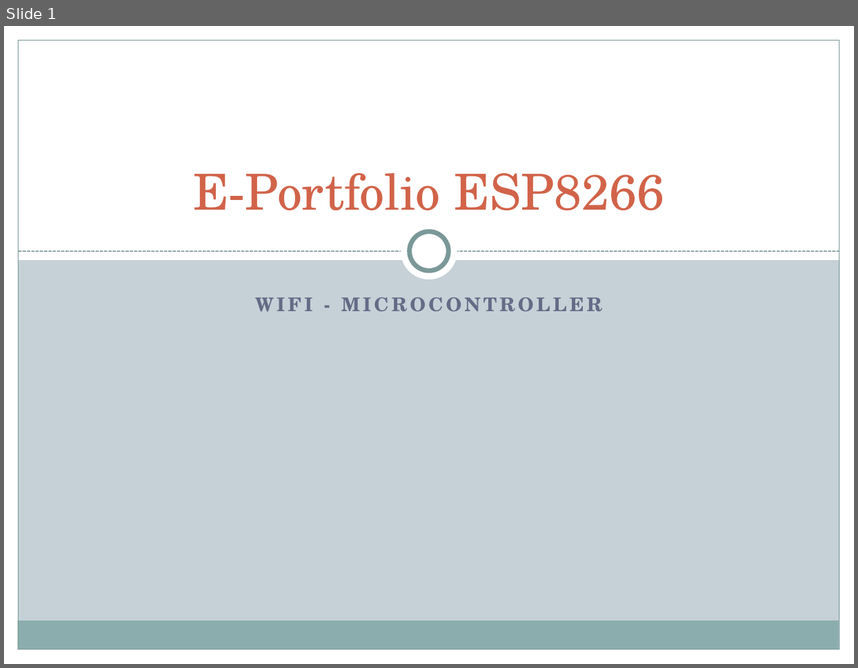
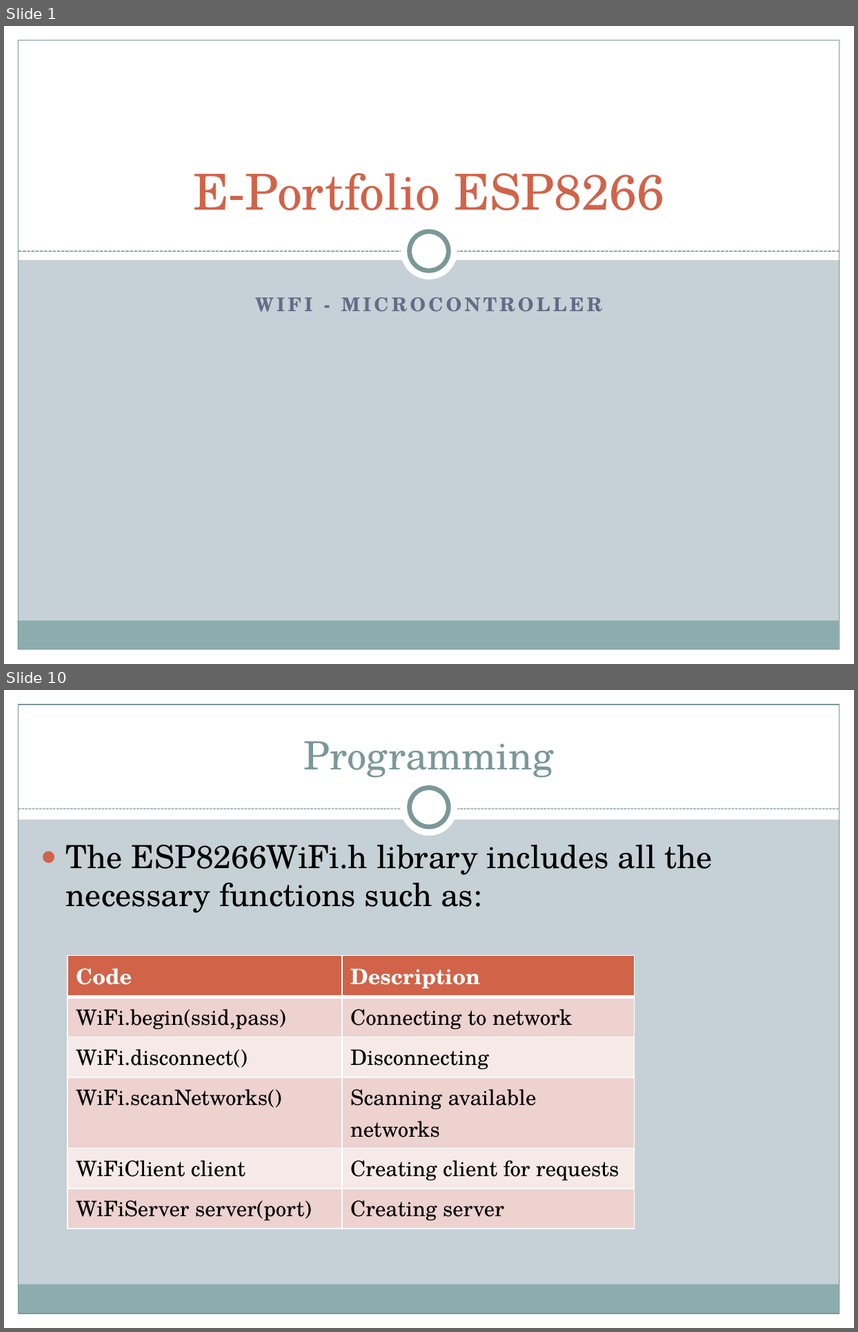
Before and after one commit to AlexKimmig/E-Portfolio-ESP8266, a slide deck: Presentation/Presentation E-Portfolio ES8266.pptx. Shown one above the other, each under a label of ours: slide 1 before the commit, slides 1 and 10 after it; the slides between them are not shown. The pictures are 858x668 and 858x1332 pixels, drawn with LibreOffice and Linux fonts; fonts in the diff are those of the drawing. Boxes give left, top, right and bottom in pixels: in the first picture for what was removed or moved away, otherwise in the second. Text is boxed around its words. In the diff, an @@ line names an element or a change of style, - is before the commit and + after.

Commit message:
getting ready to add code and added beginning of presentation

```diff
--- a/Presentation/Presentation E-Portfolio ES8266.pptx
+++ b/Presentation/Presentation E-Portfolio ES8266.pptx
@@ slide 10 added at bbox=[4, 690, 854, 1328], background #C5D1D7; not listed: 5 template elements that a slide beside it also shows @@
@@ rectangle added at bbox=[4, 690, 854, 819], fill #FFFFFF @@
@@ title added at bbox=[304, 741, 554, 778], 33 pt, text #7C999A @@
+Programming
@@ ellipse added at bbox=[401, 779, 458, 836], fill #FFFFFF @@
@@ ellipse added at bbox=[410, 788, 448, 827], fill #FFFFFF, outline #7C999A 4 pt @@
@@ line added from (18, 809) to (840, 809), #7C999A 0.75 pt dashed @@
@@ text added at bbox=[66, 845, 712, 913], 27 pt, text #000000 @@
+● The ESP8266WiFi.h library includes all the necessary functions such as:
@@ table added at bbox=[67, 955, 635, 1223], 6 rows, 2 columns @@
+Code | Description
+WiFi.begin(ssid,pass) | Connecting to network
+WiFi.disconnect() | Disconnecting
+WiFi.scanNetworks() | Scanning available networks
+WiFiClient client | Creating client for requests
+WiFiServer server(port) | Creating server
```
Also in this commit, not shown: 3 slides changed, 8 other slides added, 3 other files.
